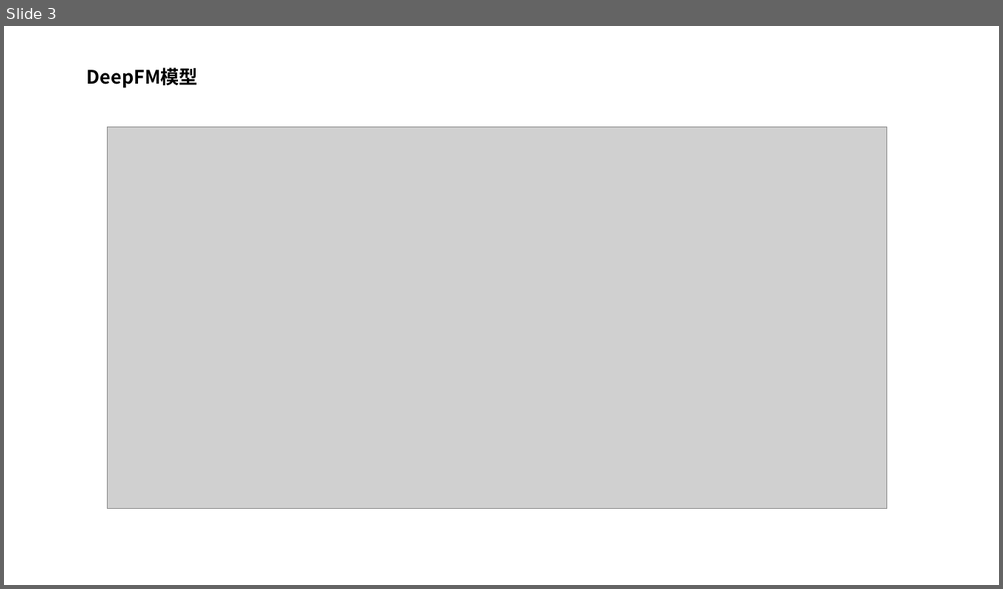
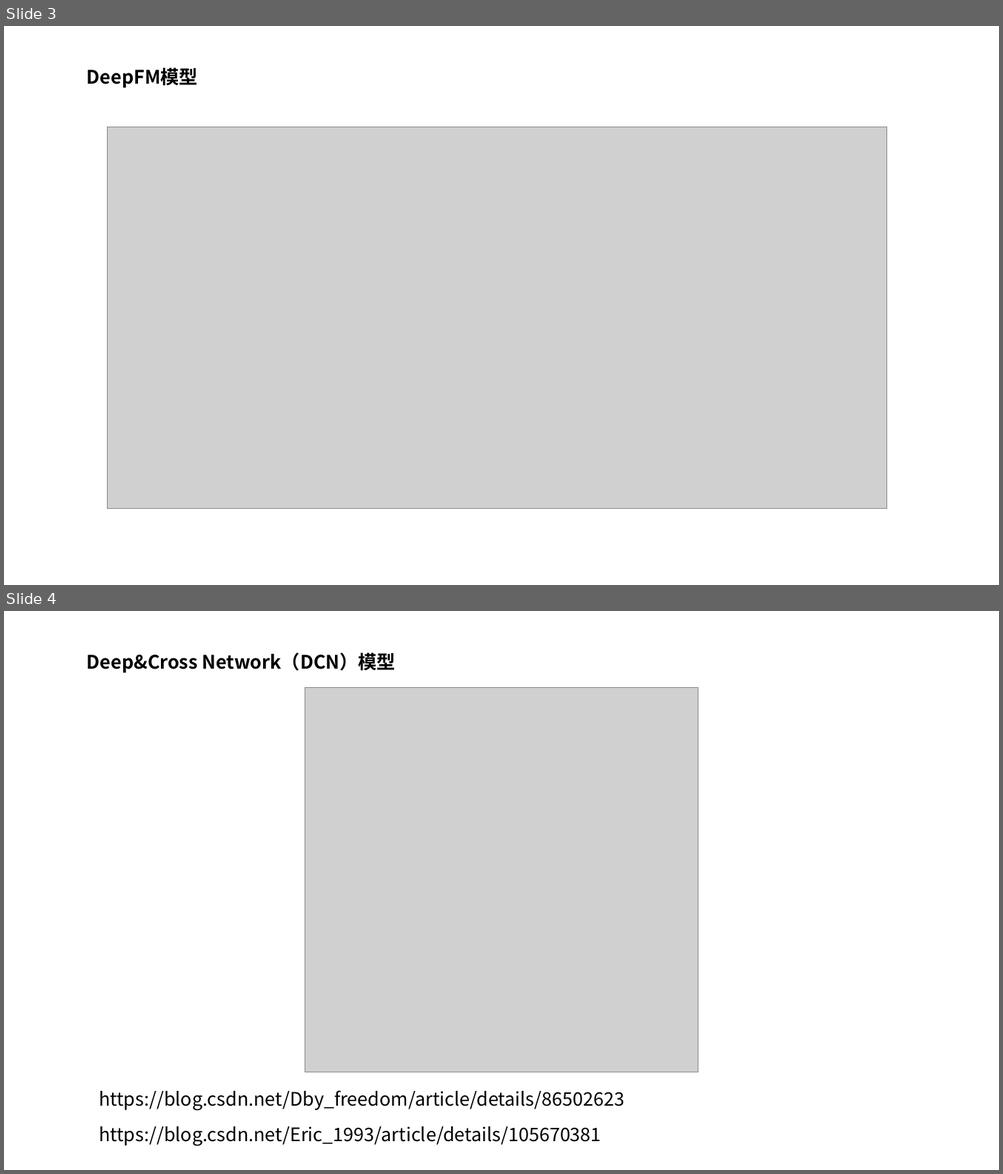
Before and after one commit to MemoryForSky/deepctr, a slide deck: deepctr模型.pptx. Shown one above the other, each under a label of ours: slide 3 before the commit, slides 3 and 4 after it. The pictures are 1003x589 and 1003x1174 pixels, drawn with LibreOffice and Linux fonts; fonts in the diff are those of the drawing; grey boxes stand for pictures. Boxes give left, top, right and bottom in pixels: in the first picture for what was removed or moved away, otherwise in the second. Text is boxed around its words. In the diff, an @@ line names an element or a change of style, - is before the commit and + after.

```diff
--- a/deepctr模型.pptx
+++ b/deepctr模型.pptx
@@ slide 4 added at <box>4,611,999,1170</box>, background #FFFFFF @@
@@ text added at <box>87,652,396,673</box>, 18 pt, text #000000, bold @@
+Deep&Cross Network（DCN）模型
@@ picture added at <box>304,687,697,1072</box> @@
@@ text added at <box>99,1091,624,1111</box>, 18 pt, text #000000 @@
+https://blog.csdn.net/Dby_freedom/article/details/86502623
@@ text added at <box>99,1127,601,1146</box>, 18 pt, text #000000 @@
+https://blog.csdn.net/Eric_1993/article/details/105670381
```
Also in this commit, not shown: 3 other slides added, 24 other files.
